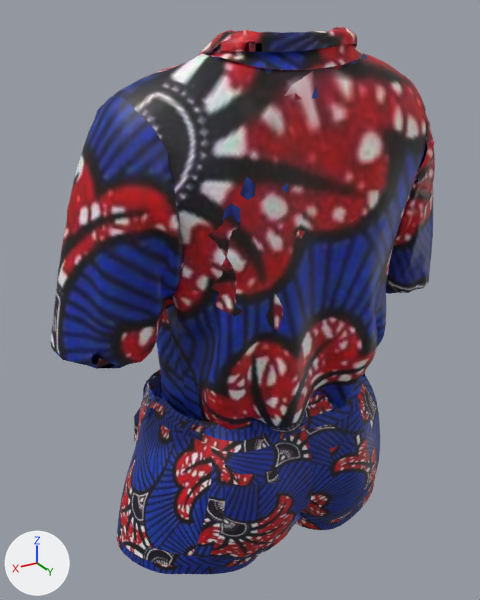
The glTF model src/Pages/Customize/Configurator/models/FemaleClothing/variations/short_shirt_and_booty_shorts.glb, before and after one commit.
Camera for both pictures: a camera (50 mm lens) standing at (0.143, 0.242, 0.222) and looking at (-0.006, -0.007, 0.098). Arrows for +X, +Y and +Z are at lower left; the lights stay in place. Vertices at the same position are counted once.

The scene before the commit, as lines of its bpy script (objects in view):
```python
me_object_0_003 = bpy.data.meshes.new('Object_0.003')
me_object_0_003.from_pydata(...)  # 21933 vertices, 41545 faces; spans x -0.116..0.084, y -0.048..0.051, z -0.032..0.218
me_object_0_003.materials.append(mat_material_005)  # picture img_texture3
ob_all = bpy.data.objects.new('all', me_object_0_003)
ob_all.location = (0.0, 0.0, 0.0)
```
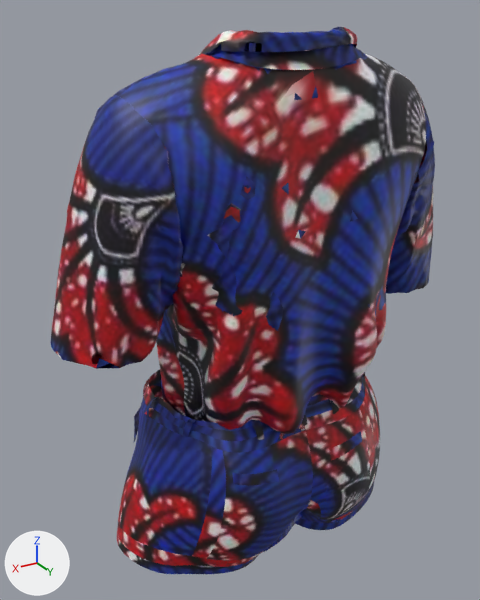
The newer file is also rescaled (x2.743), turned or shifted as a whole; pictures and numbers use the older file's frame.

Scene script edits in JSON lines:
```json
{"block": "me_object_0_003", "where": "# used by ob_all; location = (0.0, 0.0, 0.0)"}
{"op": "remove", "block": "me_object_0_003", "code": "me_object_0_003.from_pydata(...)  # 21933 vertices, 41545 faces; spans x -0.116..0.084, y -0.048..0.051, z -0.032..0.218"}
{"op": "add", "block": "me_object_0_003", "code": "me_object_0_003.from_pydata(...)  # 21924 vertices, 41545 faces; spans x -0.116..0.084, y -0.048..0.051, z -0.032..0.218"}
{"block": "me_object_0_003", "change": "me_object_0_003 part 1"}
{"block": "me_object_0_003", "change": "7 vertices are removed from x 0.005..0.062, y -0.009..0.035, z -0.019..-0.013"}
{"block": "me_object_0_003", "change": "21 faces are deleted"}
{"block": "me_object_0_003", "change": "21 new faces join them"}
{"block": "me_object_0_003", "change": "me_object_0_003 part 2: 41441 kept faces spanning x -0.116..0.084, y -0.048..0.051, z -0.032..0.218 get new texture (UV) coordinates"}
```

Pixel boxes (x1, y1, x2, y2) of what changed, in the pictures (480 x 600 px; the box of a moved part takes in the faces that stretch with it):
```json
{"part": 1, "of": "me_object_0_003", "change": "moved or reshaped", "before": [117, 522, 245, 566], "after": [117, 522, 245, 566]}
{"part": 2, "of": "me_object_0_003", "change": "surface changed", "before": [51, 27, 435, 574], "after": [51, 27, 435, 574]}
```
